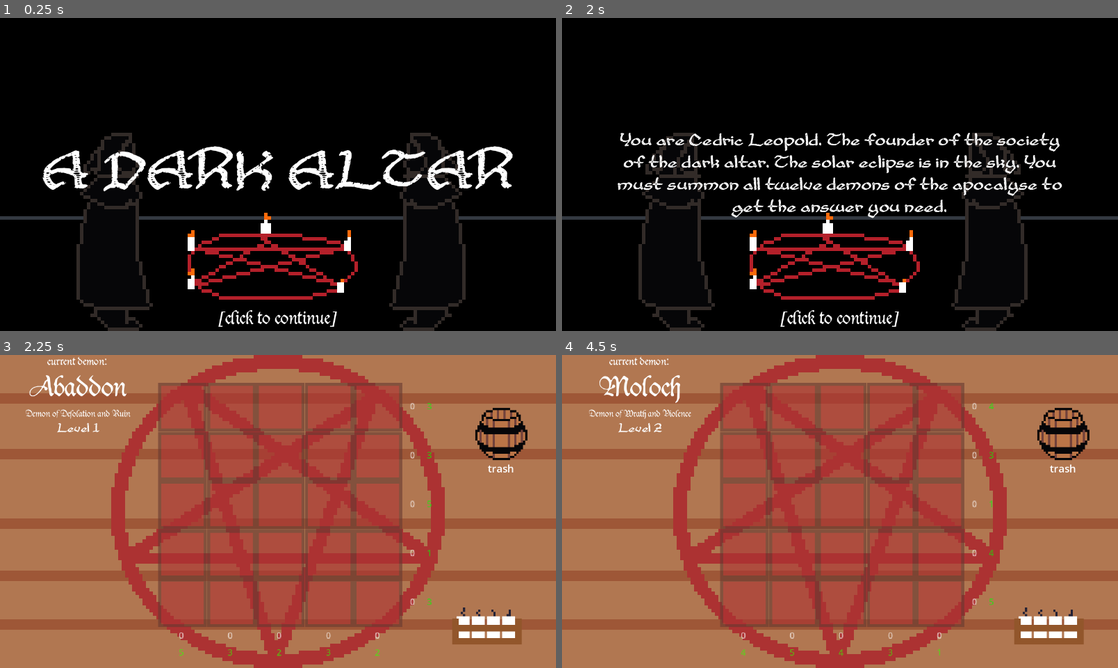
Above: before the commit, frames 1-4 (two rows, left to right).
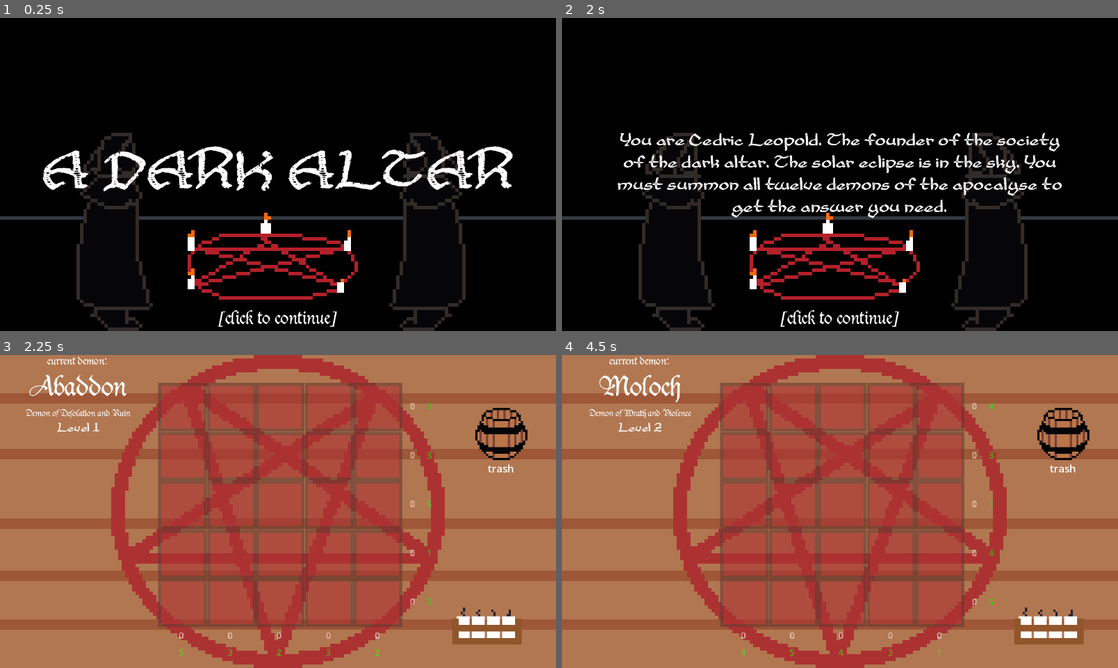
Above: after the commit, the same moments.

Repository: adrientremblay/ld55
Game: Godot game, scene res://scenes/title_screen.tscn
The game is run twice, just before and just after one commit, with the same random seed, the same clock (stepped at 60 frames per second) and the same inputs.
Inputs (mouse positions are in pixels of both pictures, inside the frame that each line leads up to):
- Up to frame 1 (0.25 s): no input
- Up to frame 2 (2 s): tap Enter at 0.5, 1.25 s; move the mouse to (962, 158) at 0.52 s; press the mouse at (962, 158) at 0.53 s; move the mouse to (728, 190) at 1.27 s; release the mouse at (728, 190) at 1.28 s; click (728, 190) at 1.35 s
- Up to frame 3 (2.25 s): tap Enter at 2 s; move the mouse to (333, 442) at 2.02 s; press the mouse at (333, 442) at 2.03 s
- Up to frame 4 (4.5 s): tap Space (skip_level) at 2.75 s; move the mouse to (1051, 627) at 2.77 s; release the mouse at (1051, 627) at 2.78 s; click (1051, 627) at 2.85 s; tap Enter at 3.5, 4.25 s; move the mouse to (1006, 558) at 3.52 s; press the mouse at (1006, 558) at 3.53 s; move the mouse to (673, 464) at 4.27 s; release the mouse at (673, 464) at 4.28 s; click (673, 464) at 4.35 s

Frames 1-2 are identical in both runs. In frame 3, 0.5% of the frame differs, in the area x 4-24%, y 0-25%; in frame 4, 0.5%.

Commit message:
reparent grimoire

Diff:
--- a/scenes/grimoire.tscn
+++ b/scenes/grimoire.tscn
@@ -19,24 +19,32 @@
 font = ExtResource("2_4pi10")
 font_size = 34
 
-[node name="Grimoire" type="VBoxContainer"]
+[node name="Control" type="Control"]
+layout_mode = 3
+anchors_preset = 0
+offset_top = 191.0
 offset_right = 360.0
-offset_bottom = 723.0
+offset_bottom = 191.0
 
-[node name="CurrentDemon" type="Label" parent="."]
+[node name="Info" type="VBoxContainer" parent="."]
+offset_top = -192.0
+offset_right = 360.0
+offset_bottom = 188.0
+
+[node name="CurrentDemon" type="Label" parent="Info"]
 layout_mode = 2
 text = "current demon:"
 label_settings = SubResource("LabelSettings_4aep2")
 horizontal_alignment = 1
 
-[node name="DemonName" type="Label" parent="."]
+[node name="DemonName" type="Label" parent="Info"]
 layout_mode = 2
 text = "Demon Name"
 label_settings = SubResource("LabelSettings_bxfn2")
 horizontal_alignment = 1
 vertical_alignment = 1
 
-[node name="Description" type="Label" parent="."]
+[node name="Description" type="Label" parent="Info"]
 layout_mode = 2
 size_flags_vertical = 0
 text = "Breif one sentence description of demon."
@@ -44,7 +52,7 @@
 horizontal_alignment = 1
 autowrap_mode = 2
 
-[node name="LevelLabel" type="Label" parent="."]
+[node name="LevelLabel" type="Label" parent="Info"]
 layout_mode = 2
 text = "Level 1"
 label_settings = SubResource("LabelSettings_2i87p")
--- a/scripts/main.gd
+++ b/scripts/main.gd
@@ -3,9 +3,9 @@
 var debug_mode = true
 var demons_to_summon: Array[Demon]
 var current_demon = 0
-@onready var demonNameLabel: Label = $Grimoire/DemonName
-@onready var demonDescription: Label = $Grimoire/Description
-@onready var levelLabel: Label = $Grimoire/LevelLabel
+@onready var demonNameLabel: Label = $Grimoire/Info/DemonName
+@onready var demonDescription: Label = $Grimoire/Info/Description
+@onready var levelLabel: Label = $Grimoire/Info/LevelLabel
 
 # Called when the node enters the scene tree for the first time.
 func _ready() -> void:
